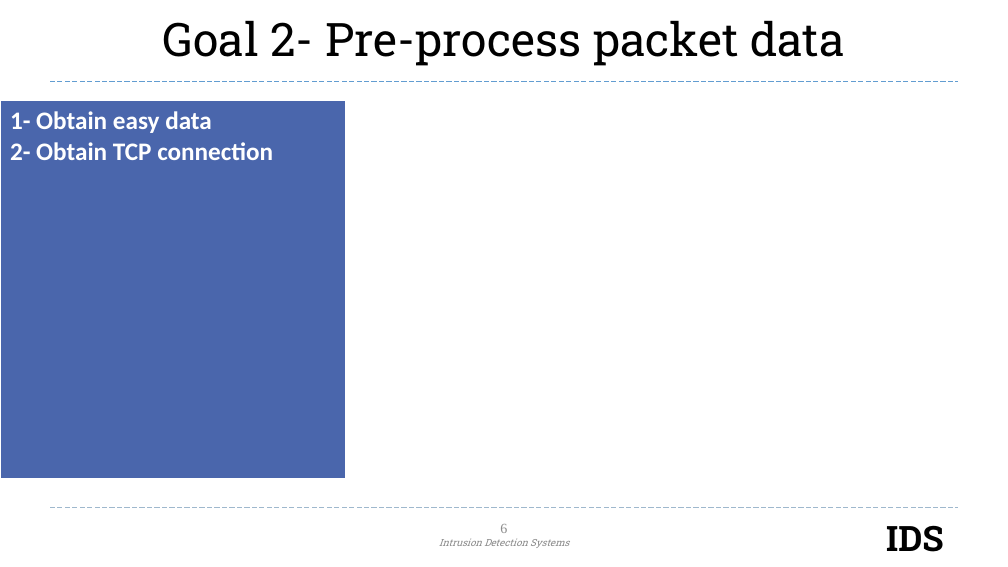
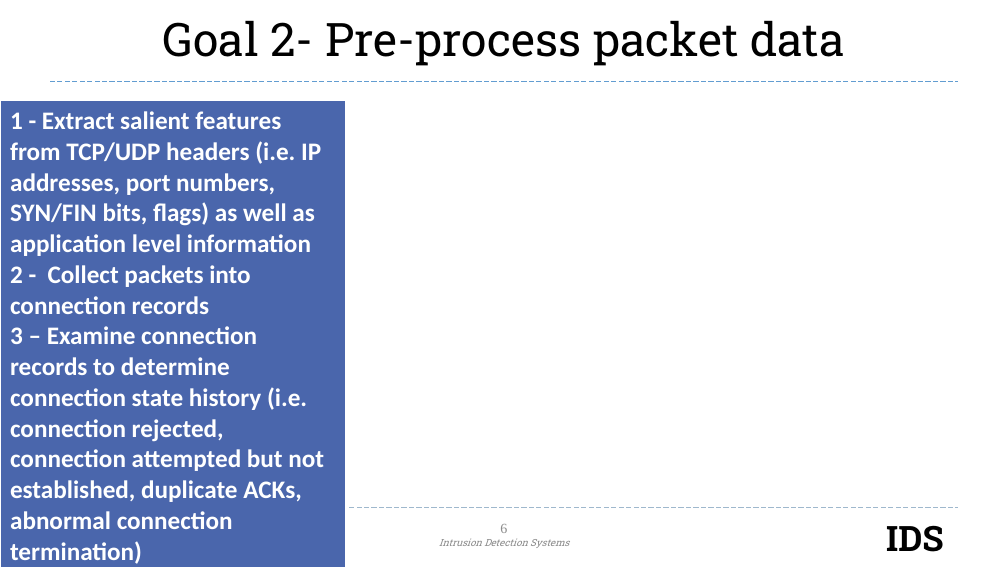
Before and after one commit to AndrewQuijano/Operating_Systems_II, a slide deck: slide 6 of Project_Presentation.pptx. Drawn at 1008x567 pixels with LibreOffice and Linux fonts; fonts in the diff are those of the drawing; background and template pictures are left out. Boxes give left, top, right and bottom in pixels: in the first picture for what was removed or moved away, otherwise in the second. Text is boxed around its words. In the diff, an @@ line names an element or a change of style, - is before the commit and + after.

```diff
--- a/Project_Presentation.pptx
+++ b/Project_Presentation.pptx
@@ table at (0, 101, 346, 567) @@
-row 1, column 1: 1- Obtain easy data / 2- Obtain TCP connection
+row 1, column 1: 1 - Extract salient features from TCP/UDP headers (i.e. IP addresses, port numbers, SYN/FIN bits, flags) as well as application level information / 2 - Collect packets into connection records / 3 – Examine connection records to determine connection state history (i.e. connection rejected, connection attempted but not established, duplicate ACKs, abnormal connection termination) / 4 – Derive connection level and time-based features for each packet / 5 – Output features for each packet into a CSV file to be passed as test data to ML model
```
Also in this commit, not shown: 4 other slides changed.
